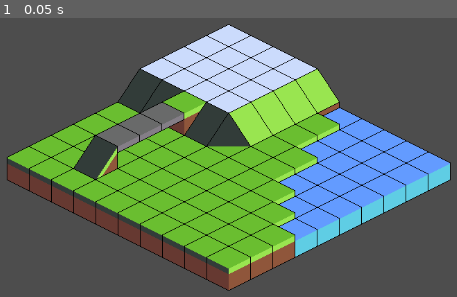
Above: before the commit, frame 1.
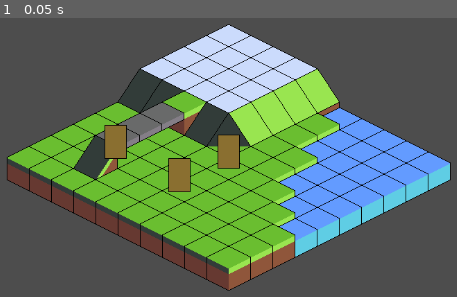
Above: after the commit, the same moment.

Repository: minkezhang/godot-experiments
Game: Godot game, scene res://scenes/world/world.tscn
Same seed, same stepped clock (60 frames per second), same inputs: the game is played once before the commit and once after it.
Inputs:
- Up to frame 1 (0.05 s): no input

The runs differ from the first frame. In frame 1, 1.8% of the frame differs, in the area x 22-53%, y 38-63%.

Commit message:
Add unit rendering logic

Diff:
--- a/godot-iso-heightmap/project.godot
+++ b/godot-iso-heightmap/project.godot
@@ -13,3 +13,7 @@
 config/name="godot-iso-heightmap"
 run/main_scene="res://scenes/world/world.tscn"
 config/features=PackedStringArray("4.0", "Forward Plus")
+
+[rendering]
+
+textures/canvas_textures/default_texture_filter=0
--- /dev/null
+++ b/godot-iso-heightmap/scenes/gi/gi.gd
@@ -0,0 +1,10 @@
+extends CharacterBody2D
+
+var m = Transform2D(
+	Vector2(0.5, 0.25), Vector2(-0.5, 0.25), Vector2(32, -16)
+)
+
+func _physics_process(delta):
+	var p = m * position
+	$Sprite2D.set_global_position(p)
+	z_index = 1  # tile layer + 1
--- /dev/null
+++ b/godot-iso-heightmap/scenes/gi/gi.tscn
@@ -0,0 +1,19 @@
+[gd_scene load_steps=4 format=3 uid="uid://n7algwme65di"]
+
+[ext_resource type="Texture2D" uid="uid://87j0ofwatip0" path="res://assets/gi/gi.png" id="1_0pfgi"]
+[ext_resource type="Script" path="res://scenes/gi/gi.gd" id="1_apdm5"]
+
+[sub_resource type="RectangleShape2D" id="RectangleShape2D_kwjq1"]
+size = Vector2(32, 32)
+
+[node name="GI" type="CharacterBody2D"]
+y_sort_enabled = true
+motion_mode = 1
+script = ExtResource("1_apdm5")
+
+[node name="Sprite2D" type="Sprite2D" parent="."]
+texture = ExtResource("1_0pfgi")
+offset = Vector2(0, -8)
+
+[node name="CollisionShape2D" type="CollisionShape2D" parent="."]
+shape = SubResource("RectangleShape2D_kwjq1")
--- a/godot-iso-heightmap/scenes/map/map.gd
+++ b/godot-iso-heightmap/scenes/map/map.gd
@@ -16,7 +16,7 @@
 func _ready():
 	$Base.visible = false
 
-	for i in range($Render.get_layers_count()):
+	for i in range($Render.get_layers_count() - 1, -1, -1):
 		$Render.remove_layer(i)
 
 	for i in range($Base.get_layers_count()):
--- a/godot-iso-heightmap/scenes/world/world.tscn
+++ b/godot-iso-heightmap/scenes/world/world.tscn
@@ -1,9 +1,19 @@
-[gd_scene load_steps=2 format=3 uid="uid://ddhfwhej02eft"]
+[gd_scene load_steps=3 format=3 uid="uid://ddhfwhej02eft"]
 
 [ext_resource type="PackedScene" uid="uid://qc58t1kx83vq" path="res://scenes/map/map.tscn" id="1_b7oqi"]
+[ext_resource type="PackedScene" uid="uid://n7algwme65di" path="res://scenes/gi/gi.tscn" id="2_ivrlp"]
 
 [node name="World" type="Node2D"]
 
 [node name="Map" parent="." instance=ExtResource("1_b7oqi")]
 
 [node name="Camera2D" type="Camera2D" parent="."]
+
+[node name="GI3" parent="." instance=ExtResource("2_ivrlp")]
+position = Vector2(-160, 167)
+
+[node name="GI2" parent="." instance=ExtResource("2_ivrlp")]
+position = Vector2(30, 171)
+
+[node name="GI" parent="." instance=ExtResource("2_ivrlp")]
+position = Vector2(32, 32)
Binary file added: godot-iso-heightmap/assets/gi/gi.png
Not shown, added: godot-iso-heightmap/assets/gi/gi.png.import
